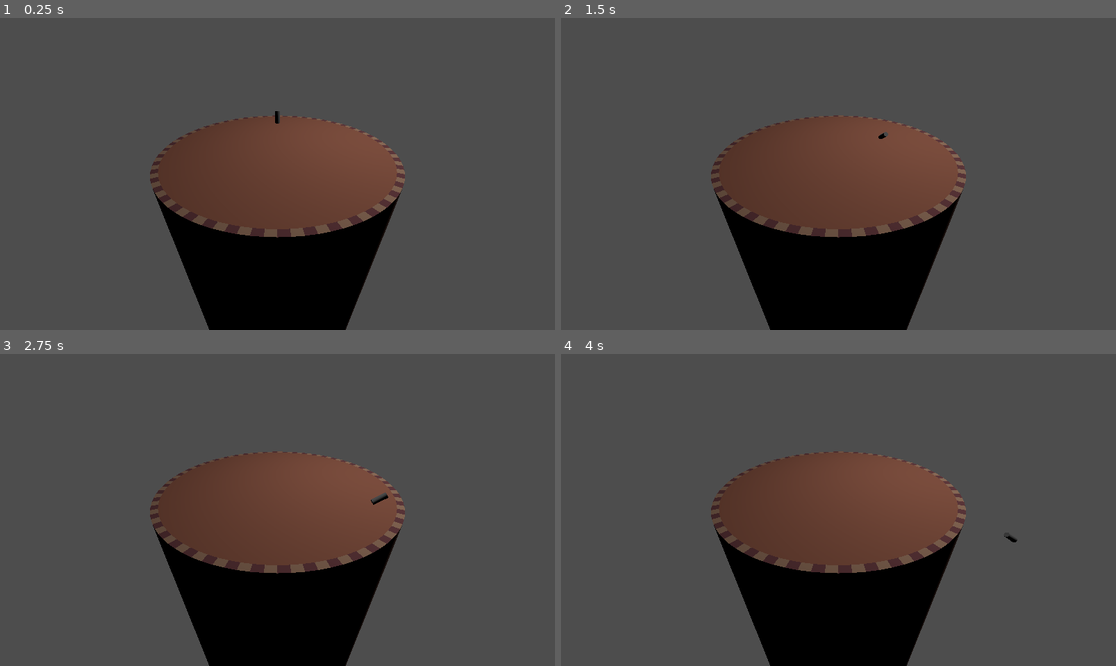
Above: before the commit, frames 1-4 (two rows, left to right).
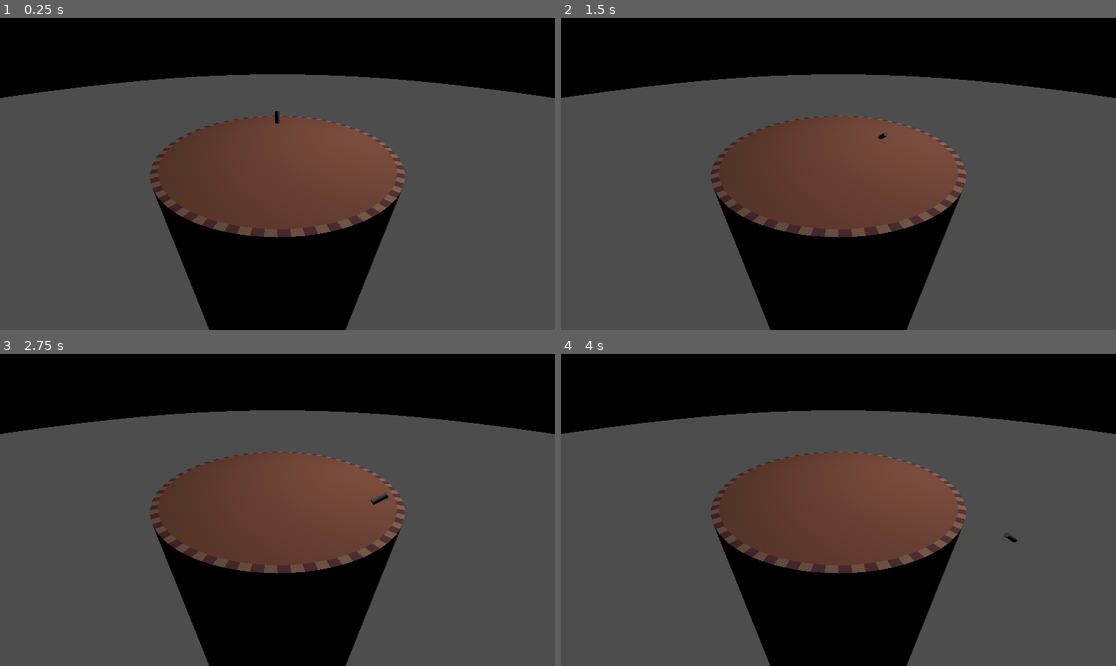
Above: after the commit, the same moments.

Repository: proximadams/Lucky-Erik-Alex-Jam-2025
Game: Godot game, scene res://World.tscn
Two runs of this game, one before a commit and one after it. Both use one fixed random seed, a clock stepped at 60 frames per second and the inputs below.
Inputs:
- Up to frame 1 (0.25 s): no input
- Up to frame 2 (1.5 s): tap Enter at 0.5 s; hold Right (ui_right) 0.53-1.28 s; tap Space at 1.25 s; hold Down (ui_down) from 1.28 s (still down)
- Up to frame 3 (2.75 s): release Down (ui_down) at 2.03 s; hold Right (ui_right) from 2.03 s (still down)
- Up to frame 4 (4 s): release Right (ui_right) at 2.78 s; hold Up (ui_up) 2.78-3.53 s; hold Left (ui_left) from 3.53 s (still down)

The runs differ from the first frame. In frame 1, 21% of the frame differs, in the area x 0-100%, y 0-26%; in frame 2, 21%; in frame 3, 21%; in frame 4, 21%.

Commit message:
add skybox

Diff:
--- a/World.tscn
+++ b/World.tscn
@@ -1,11 +1,17 @@
-[gd_scene load_steps=5 format=3 uid="uid://byh6xb4v8jlow"]
+[gd_scene load_steps=8 format=3 uid="uid://byh6xb4v8jlow"]
 
 [ext_resource type="PackedScene" uid="uid://cqqyvg1fsgj1w" path="res://Environment/sm_main_platform.tscn" id="1_1isdm"]
 [ext_resource type="Script" path="res://player.gd" id="1_2ufpp"]
+[ext_resource type="PackedScene" uid="uid://dojtvkjexrtqe" path="res://Environment/SM_Skybox.fbx" id="2_dp8aw"]
+[ext_resource type="Texture2D" uid="uid://cwxodangmbk18" path="res://Environment/T_Skybox.png" id="3_t73nb"]
 
 [sub_resource type="CylinderShape3D" id="CylinderShape3D_phmpv"]
 height = 100.0
 radius = 10.0
+
+[sub_resource type="StandardMaterial3D" id="StandardMaterial3D_ofd5i"]
+albedo_texture = ExtResource("3_t73nb")
+emission = Color(0.226707, 0.226707, 0.226707, 1)
 
 [sub_resource type="SphereShape3D" id="SphereShape3D_bvhw4"]
 
@@ -19,8 +25,14 @@
 transform = Transform3D(1, 0, 0, 0, 1, 0, 0, 0, 1, 0, -50, 0)
 shape = SubResource("CylinderShape3D_phmpv")
 
+[node name="SM_Skybox" parent="Floor" instance=ExtResource("2_dp8aw")]
+transform = Transform3D(-4.37114e-08, 0, -1, 0, 1, 0, 1, 0, -4.37114e-08, 0.102794, -0.0891743, -0.309763)
+
+[node name="pCylinder3" parent="Floor/SM_Skybox" index="0"]
+material_override = SubResource("StandardMaterial3D_ofd5i")
+
 [node name="Camera3D" type="Camera3D" parent="."]
-transform = Transform3D(1.19249e-08, 0.529919, -0.848048, 0, 0.848048, 0.529919, 1, -6.31922e-09, 1.01129e-08, -16.535, 7.593, 0)
+transform = Transform3D(-4.37114e-08, 0.529919, -0.848048, 0, 0.848048, 0.529919, 1, 2.31635e-08, -3.70694e-08, -16.535, 7.593, 0)
 
 [node name="SpotLight3D" type="SpotLight3D" parent="."]
 transform = Transform3D(1, 0, 0, 0, 0.304498, 0.952513, 0, -0.952513, 0.304498, 0, 27.8858, 14.4969)
@@ -37,3 +49,5 @@
 [node name="CSGCylinder3D" type="CSGCylinder3D" parent="Player"]
 radius = 0.2
 height = 1.0
+
+[editable path="Floor/SM_Skybox"]
Binary file added: Environment/SM_Skybox.fbx
Not shown, added: Environment/SM_Skybox.fbx.import
Binary file added: Environment/T_Skybox.png
Not shown, added: Environment/T_Skybox.png.import
